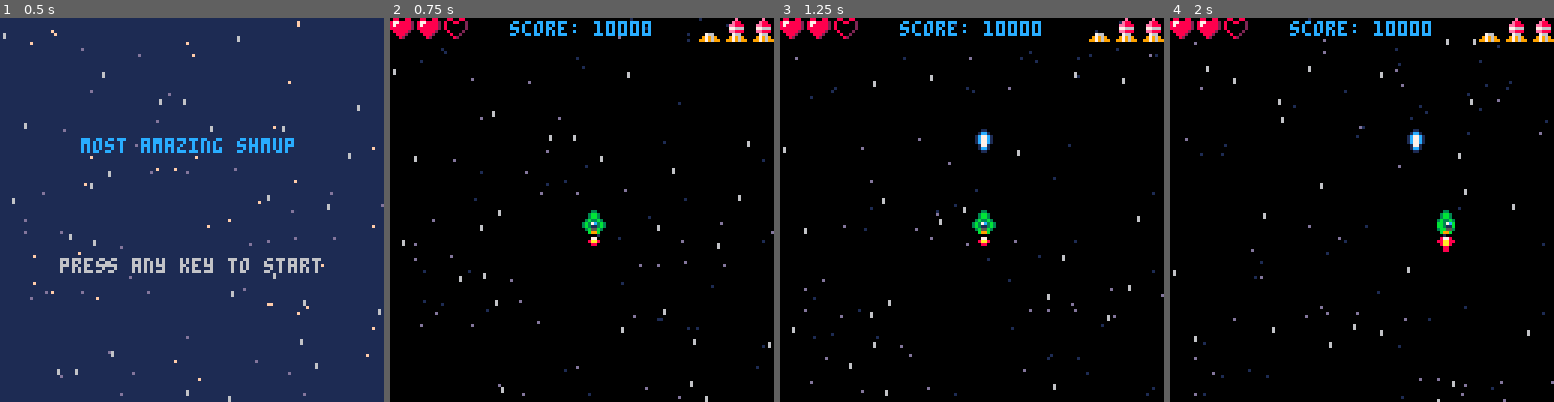
Above: before the commit, frames 1-4 (left to right).
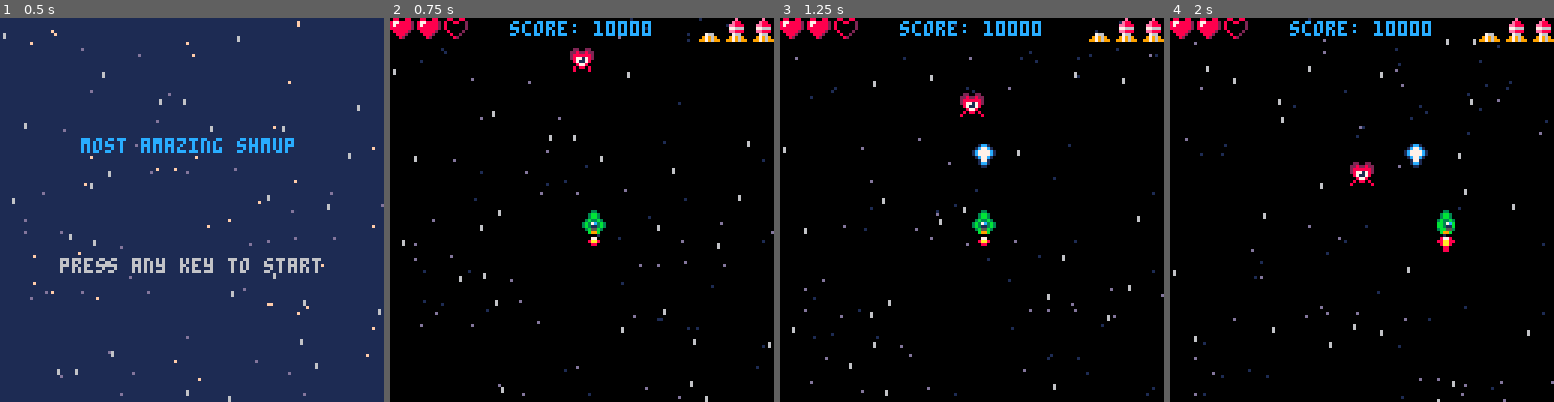
Above: after the commit, the same moments.

Repository: joaquimgamero/pico8-shmup
Game: PICO-8 cartridge shmup.p8
Same seed, same stepped clock (60 frames per second), same inputs: the game is played once before the commit and once after it.
Inputs:
- Up to frame 1 (0.5 s): tap X (X key) at 0.33 s
- Up to frame 2 (0.75 s): tap O (Z key) at 0.7 s
- Up to frame 3 (1.25 s): tap X (X key) at 1.07 s
- Up to frame 4 (2 s): hold Right from 1.6 s (still down); tap O (Z key) at 1.7 s; tap X (X key) at 1.85 s

Frame 1 is identical in both runs. In frame 2, 0.3% of the frame differs, in the area x 46-54%, y 7-15%; in frame 3, 0.7%, in the area x 46-57%, y 19-40%; in frame 4, 0.7%.

Commit message:
feat: add enemies

Diff:
--- a/shmup.p8
+++ b/shmup.p8
@@ -62,6 +62,13 @@
  }
  bullets = {}
  muzzle = 0
+ enemies = {}
+
+ add(enemies,{
+  x=60,
+  y=10,
+  spr_id=33,
+ })
 
  -- counters
  score = 10000
@@ -93,10 +100,23 @@
 
  -- move the bullets
  for bullet in all(bullets) do
-  bullet.y -= 5
- end
-end
-
+  bullet.y -= 4
+ end
+
+ -- move the enemies
+ for en in all(enemies) do
+  en.y+=1
+  en.spr_id+=0.4
+
+  if en.spr_id>37 then
+   en.spr_id=33
+  end
+
+  if en.y>128 then
+   del(enemies,en)
+  end
+ end
+end
 
 
 
@@ -132,11 +152,17 @@
  spr(thrust_spr,ship.x,ship.y+8)
 
  -- render bullets
- for bullet in all (bullets) do
+ for bullet in all(bullets) do
   if (bullet.y < -10) then
    del(bullets, bullet)
   else
-   spr(bullet_spr,bullet.x,bullet.y - 2)
+   bullet.spr_id+=0.6
+
+   if bullet.spr_id>19 then
+    bullet.spr_id=bullet_spr
+   end
+
+   spr(bullet.spr_id,bullet.x,bullet.y - 2)
   end
  end
 
@@ -146,6 +172,12 @@
   circfill(ship.x+5,ship.y-2,muzzle,7)
  end
 
+ -- render enemies
+ for en in all(enemies) do
+  spr(en.spr_id,en.x,en.y)
+ end
+
+ -- ui
  -- render score
  print('score: '..score,40,1,12)
 
@@ -215,6 +247,7 @@
   local new_bullet = {
    x = ship.x,
    y = ship.y,
+   spr_id = bullet_spr,
   }
   add(bullets,new_bullet)
   sfx(0)
@@ -306,6 +339,10 @@
  return blink_anim[blink_time]
 end
 
+function draw_sprite(sp)
+ spr(sp.spr_id,sp.x,sp,y)
+end
+
 
 
 
Not shown, changed: 24 lines of the sprite sheet (__gfx__) section of shmup.p8
